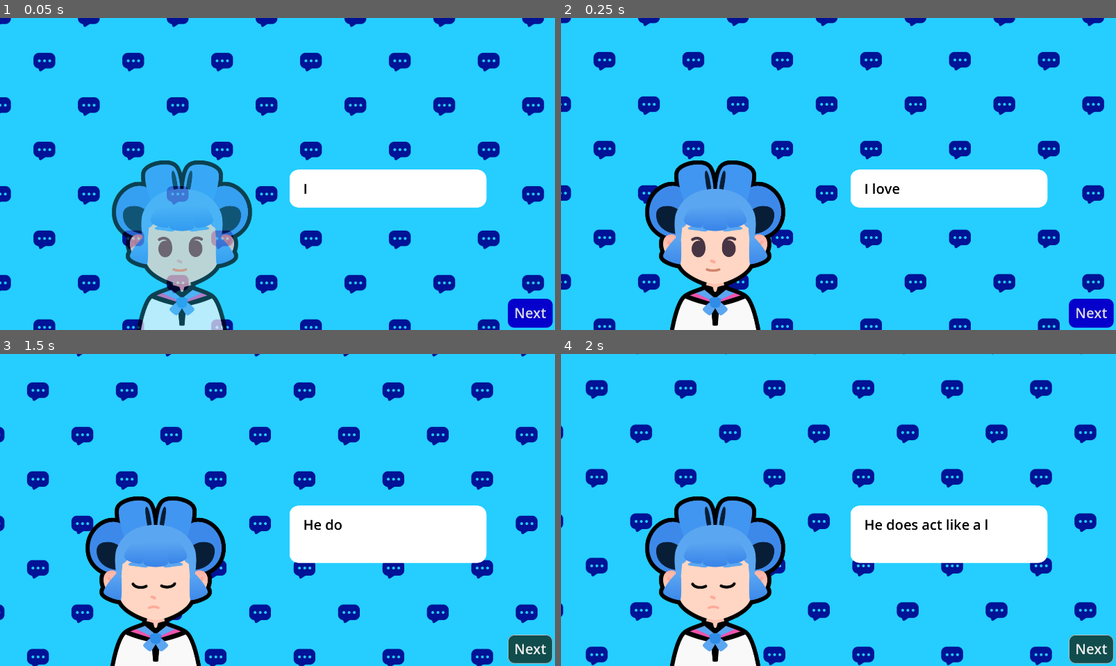
Above: before the commit, frames 1-4 (two rows, left to right).
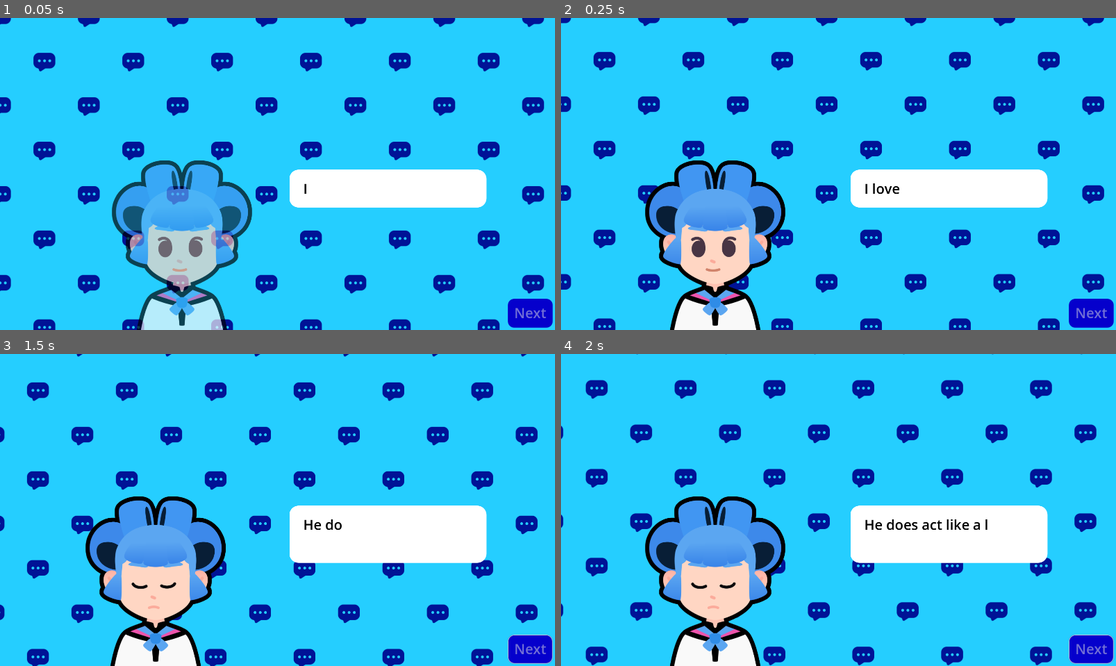
Above: after the commit, the same moments.

Repository: Dhdjsn/M7-Telling-a-Story
Game: Godot game, scene res://lessons/dialogue.tscn
Same seed, same stepped clock (60 frames per second), same inputs: the game is played once before the commit and once after it. Sound files missing from this copy of the repository are replaced by a short silence.
Inputs:
- Up to frame 1 (0.05 s): no input
- Up to frame 2 (0.25 s): no input
- Up to frame 3 (1.5 s): click "Next" at 0.5 s; click "Next" at 1.25 s
- Up to frame 4 (2 s): no input

The runs differ from the first frame. In frame 1, less than 0.1% of the frame differs, in the area x 92-99%, y 92-97%; in frame 2, less than 0.1%; in frame 3, 0.7%, in the area x 91-100%, y 89-100%; in frame 4, 0.7%.

Commit message:
M7L13 Done

Diff:
--- a/M07.telling_a_story_workbook/lessons/dialogue.gd
+++ b/M07.telling_a_story_workbook/lessons/dialogue.gd
@@ -58,6 +58,11 @@
 
 	slide_in()
 
+	next_button.disabled = true
+	tween.finished.connect(func() -> void:
+		next_button.disabled = false
+		)
+
 func advance() -> void:
 	current_item_index +=1
 	if current_item_index == dialogue_items.size():
--- a/M07.telling_a_story_workbook/lessons/dialogue.tscn
+++ b/M07.telling_a_story_workbook/lessons/dialogue.tscn
@@ -14,6 +14,12 @@
 shader_parameter/bg_color = Color(0.14379185, 0.80702215, 0.99999994, 1)
 shader_parameter/pattern_color = Color(0, 0.07450981, 0.5882353, 1)
 shader_parameter/pattern_size = 256.0
+
+[sub_resource type="InputEventAction" id="InputEventAction_nggfo"]
+action = &"advance_text"
+
+[sub_resource type="Shortcut" id="Shortcut_rduj4"]
+events = [SubResource("InputEventAction_nggfo")]
 
 [node name="Dialogue" type="Control"]
 layout_mode = 3
@@ -92,6 +98,7 @@
 offset_bottom = -8.0
 grow_horizontal = 0
 grow_vertical = 0
+shortcut = SubResource("Shortcut_rduj4")
 text = "Next"
 
 [node name="AudioStreamPlayer" type="AudioStreamPlayer" parent="."]
--- a/M07.telling_a_story_workbook/project.godot
+++ b/M07.telling_a_story_workbook/project.godot
@@ -79,6 +79,13 @@
 "events": [Object(InputEventMouseButton,"resource_local_to_scene":false,"resource_name":"","device":-1,"window_id":0,"a …(259 unchanged characters)…
 ]
 }
+advance_text={
+"deadzone": 0.2,
+"events": [Object(InputEventKey,"resource_local_to_scene":false,"resource_name":"","device":-1,"window_id":0,"alt_pressed":false,"shift_pressed":false,"ctrl_pressed":false,"meta_pressed":false,"pressed":false,"keycode":0,"physical_keycode":32,"key_label":0,"unicode":32,"location":0,"echo":false,"script":null)
+, Object(InputEventKey,"resource_local_to_scene":false,"resource_name":"","device":-1,"window_id":0,"alt_pressed":false,"shift_pressed":false,"ctrl_pressed":false,"meta_pressed":false,"pressed":false,"keycode":0,"physical_keycode":4194309,"key_label":0,"unicode":0,"location":0,"echo":false,"script":null)
+, Object(InputEventKey,"resource_local_to_scene":false,"resource_name":"","device":-1,"window_id":0,"alt_pressed":false,"shift_pressed":false,"ctrl_pressed":false,"meta_pressed":false,"pressed":false,"keycode":0,"physical_keycode":4194321,"key_label":0,"unicode":0,"location":0,"echo":false,"script":null)
+]
+}
 
 [rendering]
 
Not shown: 1 places in M07.telling_a_story_workbook/lessons/dialogue.tscn that only renumber resources
